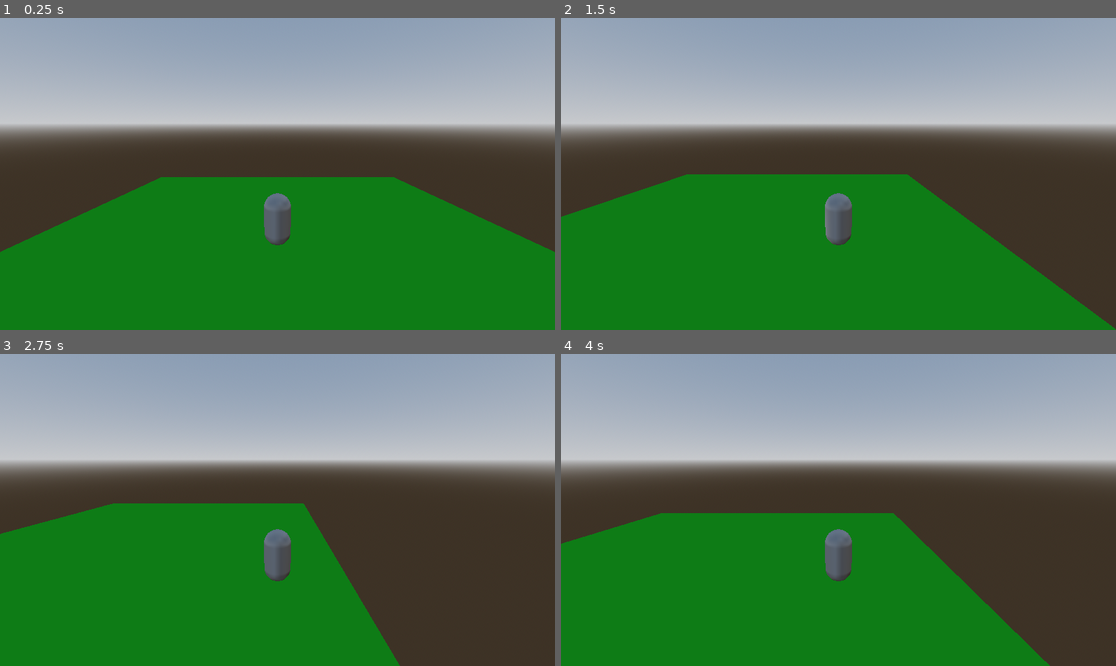
Above: before the commit, frames 1-4 (two rows, left to right).
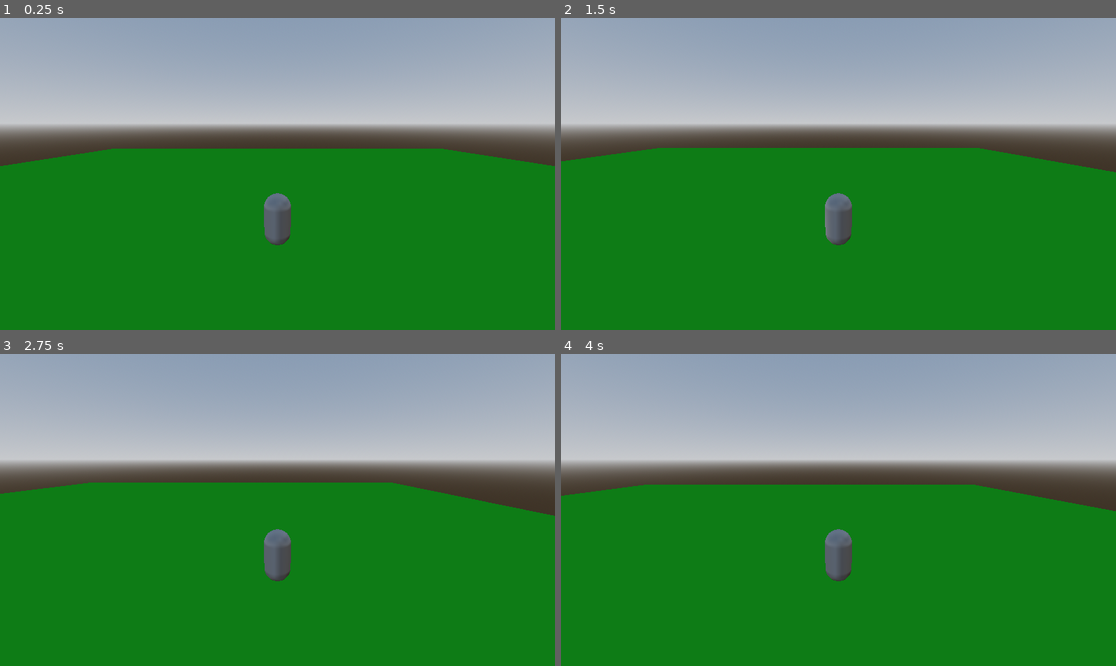
Above: after the commit, the same moments.

Repository: BUT-BOURG-25-26/projet-godot-but3-noah
Game: Godot game, scene res://scenes/main_scene.tscn
The game is run twice, just before and just after one commit, with the same random seed, the same clock (stepped at 60 frames per second) and the same inputs.
Inputs:
- Up to frame 1 (0.25 s): no input
- Up to frame 2 (1.5 s): tap Enter at 0.5 s; hold D (move_right) 0.53-1.28 s; hold S (move_backward) from 1.28 s (still down)
- Up to frame 3 (2.75 s): tap Space at 2 s; release S (move_backward) at 2.03 s; hold D (move_right) from 2.03 s (still down)
- Up to frame 4 (4 s): release D (move_right) at 2.78 s; hold W (move_forward) 2.78-3.53 s; hold A (move_left) from 3.53 s (still down)

The runs differ from the first frame. In frame 1, 15% of the frame differs, in the area x 0-100%, y 41-76%; in frame 2, 18%; in frame 3, 25%, in the area x 0-100%, y 41-100%; in frame 4, 21%.

Commit message:
défilement auto de la map

Diff:
--- a/scenes/main_scene.tscn
+++ b/scenes/main_scene.tscn
@@ -1,8 +1,8 @@
 [gd_scene load_steps=7 format=3 uid="uid://ijt3x48qbcmc"]
 
 [ext_resource type="Script" uid="uid://r2my3a5n4e4v" path="res://scripts/main_scene.gd" id="1_pw63i"]
-[ext_resource type="PackedScene" uid="uid://d14pfdvg3or51" path="res://scenes/world_gen/world.tscn" id="1_w2twt"]
-[ext_resource type="PackedScene" uid="uid://dj7so6rtr0m71" path="res://scenes/entity/player.tscn" id="3_7ykc4"]
+[ext_resource type="PackedScene" uid="uid://d14pfdvg3or51" path="res://scenes/world_gen/world_tile.tscn" id="2_7ykc4"]
+[ext_resource type="PackedScene" uid="uid://dj7so6rtr0m71" path="res://scenes/entity/player.tscn" id="3_pu3yx"]
 
 [sub_resource type="ProceduralSkyMaterial" id="ProceduralSkyMaterial_w2twt"]
 
@@ -16,8 +16,8 @@
 
 [node name="MainScene" type="Node3D"]
 script = ExtResource("1_pw63i")
-world_tile_scene = ExtResource("1_w2twt")
-player_scene = ExtResource("3_7ykc4")
+world_tile_scene = ExtResource("2_7ykc4")
+player_scene = ExtResource("3_pu3yx")
 
 [node name="WorldEnvironment" type="WorldEnvironment" parent="."]
 environment = SubResource("Environment_w2twt")
--- a/scenes/world_gen/world.tscn
+++ b/scenes/world_gen/world_tile.tscn
@@ -1,13 +1,14 @@
-[gd_scene load_steps=11 format=3 uid="uid://d14pfdvg3or51"]
+[gd_scene load_steps=12 format=3 uid="uid://d14pfdvg3or51"]
 
-[ext_resource type="Material" uid="uid://d3so0qbeo53rw" path="res://materials/M_ground.tres" id="1_7c5vx"]
-[ext_resource type="Material" uid="uid://cb5kl10esd6sr" path="res://materials/M_plateforme.tres" id="2_iy71k"]
+[ext_resource type="Material" uid="uid://d3so0qbeo53rw" path="res://materials/M_ground.tres" id="1_f14s7"]
+[ext_resource type="Script" uid="uid://dncmk5gnrjhp8" path="res://scripts/world_gen/world_tile.gd" id="1_idhbe"]
+[ext_resource type="Material" uid="uid://cb5kl10esd6sr" path="res://materials/M_plateforme.tres" id="2_idhbe"]
 
 [sub_resource type="BoxShape3D" id="BoxShape3D_kabko"]
 size = Vector3(20, 0.1, 20)
 
 [sub_resource type="BoxMesh" id="BoxMesh_7c5vx"]
-material = ExtResource("1_7c5vx")
+material = ExtResource("1_f14s7")
 size = Vector3(20, 0.1, 20)
 
 [sub_resource type="BoxShape3D" id="BoxShape3D_7c5vx"]
@@ -28,7 +29,8 @@
 [sub_resource type="BoxMesh" id="BoxMesh_5dy8i"]
 size = Vector3(3, 2, 2)
 
-[node name="world" type="Node3D"]
+[node name="world_tile" type="Node3D"]
+script = ExtResource("1_idhbe")
 
 [node name="ground" type="StaticBody3D" parent="."]
 
@@ -40,34 +42,34 @@
 skeleton = NodePath("../..")
 
 [node name="plateforme1" type="StaticBody3D" parent="."]
-transform = Transform3D(1, 0, 0, 0, 1, 0, 0, 0, 1, 8, 0.5, 5)
+transform = Transform3D(1, 0, 0, 0, 1, 0, 0, 0, 1, 8, 0.6, 5)
 visible = false
 
 [node name="CollisionShape3D" type="CollisionShape3D" parent="plateforme1"]
 shape = SubResource("BoxShape3D_7c5vx")
 
 [node name="MeshInstance3D" type="MeshInstance3D" parent="plateforme1"]
-material_override = ExtResource("2_iy71k")
+material_override = ExtResource("2_idhbe")
 mesh = SubResource("BoxMesh_iy71k")
 
 [node name="plateforme2" type="StaticBody3D" parent="."]
-transform = Transform3D(1, 0, 0, 0, 1, 0, 0, 0, 1, 8, 0.75, 6.5)
+transform = Transform3D(1, 0, 0, 0, 1, 0, 0, 0, 1, 8, 0.85, 6.5)
 visible = false
 
 [node name="CollisionShape3D" type="CollisionShape3D" parent="plateforme2"]
 shape = SubResource("BoxShape3D_iy71k")
 
 [node name="MeshInstance3D" type="MeshInstance3D" parent="plateforme2"]
-material_override = ExtResource("2_iy71k")
+material_override = ExtResource("2_idhbe")
 mesh = SubResource("BoxMesh_kwfj1")
 
 [node name="plateforme3" type="StaticBody3D" parent="."]
-transform = Transform3D(1, 0, 0, 0, 1, 0, 0, 0, 1, 5.5, 1, 6.5)
+transform = Transform3D(1, 0, 0, 0, 1, 0, 0, 0, 1, 5.5, 1.1, 6.5)
 visible = false
 
 [node name="CollisionShape3D" type="CollisionShape3D" parent="plateforme3"]
 shape = SubResource("BoxShape3D_bkxuw")
 
 [node name="MeshInstance3D" type="MeshInstance3D" parent="plateforme3"]
-material_override = ExtResource("2_iy71k")
+material_override = ExtResource("2_idhbe")
 mesh = SubResource("BoxMesh_5dy8i")
--- a/scripts/entity/player.gd
+++ b/scripts/entity/player.gd
@@ -16,7 +16,6 @@
 func _physics_process(delta: float) -> void:
 	player_movement()
 
-
 func player_movement() -> void:
 	var move_inputs = read_move_inputs()
 	velocity = move_inputs * movement_speed
--- a/scripts/game_manager.gd
+++ b/scripts/game_manager.gd
@@ -3,7 +3,7 @@
 @onready var main_scene: PackedScene = preload("res://scenes/main_scene.tscn")
 
 func init() -> void:
-	return
+	pass
 
 func start() -> void:
 	get_tree().change_scene_to_packed(main_scene)
--- a/scripts/main_scene.gd
+++ b/scripts/main_scene.gd
@@ -1,16 +1,63 @@
 extends Node3D
 
-@export var world_tile_scene : PackedScene
-@export var player_scene : PackedScene
+@export var world_tile_scene: PackedScene
+@export var player_scene: PackedScene
+@export var tile_size: float = 20.0
+@export var view_distance: int = 1
+@export var unload_distance: int = 2
+
+var player: Player
+var loaded_tiles: Dictionary = {}
+var last_player_tile: Vector2 = Vector2.INF
 
 func _ready() -> void:
+	GameManager.init()
 
-	var world_tile : Node3D = world_tile_scene.instantiate()
-	add_child(world_tile)
-	world_tile.global_position = Vector3(0, 0, 0)
+	update_tiles()
 
-	var player = player_scene.instantiate()
-	add_child(player)
-	player.global_position = Vector3(0, 3, 0)
+	var player_scene = player_scene.instantiate()
+	add_child(player_scene)
+	player_scene.global_position = Vector3(0, 0, 0)
+	player = player_scene.get_child(0)
 
-	GameManager.init()
+func _process(delta: float) -> void:
+	var current_tile = get_player_tile_coords()
+	if current_tile != last_player_tile:
+		update_tiles()
+		last_player_tile = current_tile
+
+func update_tiles():
+	var player_tile = get_player_tile_coords()
+	print(player_tile)
+	var new_tiles: Dictionary = {}
+
+	for x in range(player_tile.x - view_distance, player_tile.x + view_distance + 1):
+		for z in range(player_tile.y - view_distance, player_tile.y + view_distance + 1):
+			var coord = Vector2(x, z)
+			if not loaded_tiles.has(coord):
+				var world_tile = world_tile_scene.instantiate()
+				world_tile.position = Vector3(x * tile_size, 0, z * tile_size)
+				add_child(world_tile)
+				new_tiles[coord] = world_tile
+			else:
+				new_tiles[coord] = loaded_tiles[coord]
+				loaded_tiles.erase(coord)
+
+	# --- DÉCHARGEMENT ---
+	for coord in loaded_tiles.keys():
+		var dist = coord.distance_to(player_tile)
+		if dist > unload_distance:
+			loaded_tiles[coord].queue_free()
+		else:
+			new_tiles[coord] = loaded_tiles[coord]
+	loaded_tiles = new_tiles
+
+func get_player_tile_coords() -> Vector2:
+	if player != null:
+		var px = player.position.x
+		var pz = player.position.z
+
+		var tx = floor((px + tile_size / 2.0) / tile_size)
+		var tz = floor((pz + tile_size / 2.0) / tile_size)
+		return Vector2(tx, tz)
+	return Vector2(0, 0)
--- /dev/null
+++ b/scripts/world_gen/world_tile.gd
@@ -0,0 +1,17 @@
+extends Node3D
+
+class_name  WorldTile
+
+@export var neighbors_tiles : Array
+@export var tiles_created : bool
+
+func init_neighbors_tiles() -> void:
+	tiles_created = false
+	for i in range(-1, 2):
+		for j in range(-1, 2):
+			neighbors_tiles.append(Vector2(global_position.x+j*20, global_position.z+i*20))
+
+func create_neighbors_tiles() -> void:
+	for i in range(9):
+		var pos : Vector2 = neighbors_tiles[i]
+		GameManager.world_gen(pos.x, 0, pos.y)
Not shown, added: scripts/world_gen/world_tile.gd.uid
Not shown, added: scenes/world_gen/world_tile.tscn11585127569.tmp
